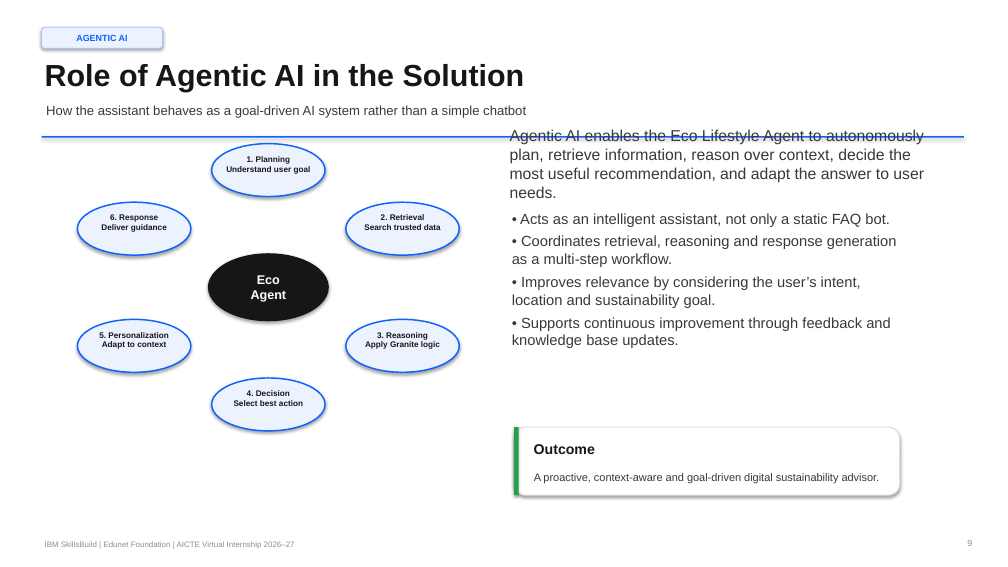
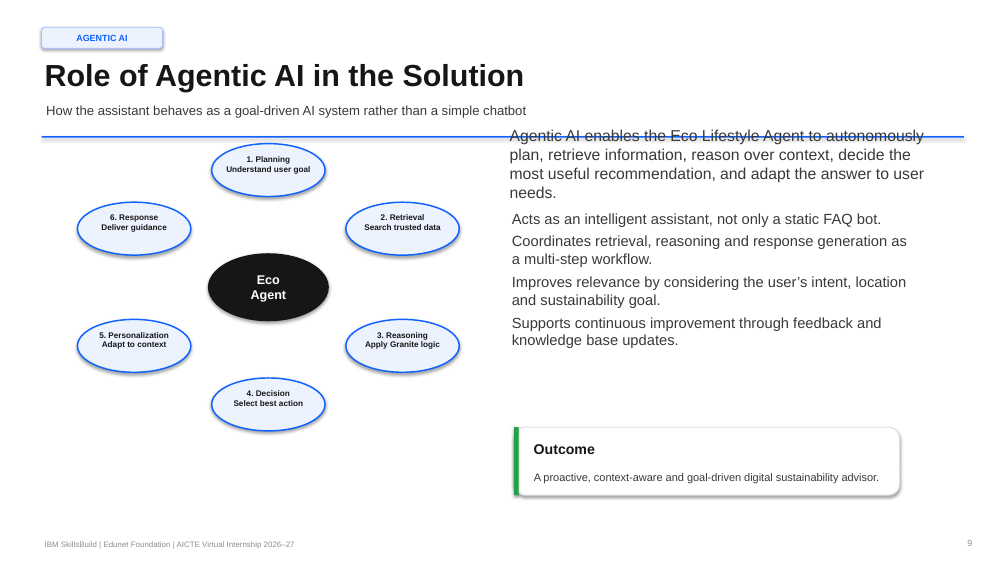
Before and after one commit to rishabh230707-afk/eco-lifestyle-agent, a slide deck: slide 9 of Updated_Project.pptx. Drawn at 1008x567 pixels with LibreOffice and Linux fonts; fonts in the diff are those of the drawing. Boxes give left, top, right and bottom in pixels: in the first picture for what was removed or moved away, otherwise in the second. Text is boxed around its words. In the diff, an @@ line names an element or a change of style, - is before the commit and + after.

Commit message:
Remove literal bullet glyphs from wrapped paragraphs to match clean flowing-text style

```diff
--- a/Updated_Project.pptx
+++ b/Updated_Project.pptx
@@ text at bbox=[512, 213, 907, 348]: text changed @@
-• Acts as an intelligent assistant, not only a static FAQ bot.
-• Coordinates retrieval, reasoning and response generation as a multi-step workflow.
-• Improves relevance by considering the user’s intent, location and sustainability goal.
-• Supports continuous improvement through feedback and knowledge base updates.
+Acts as an intelligent assistant, not only a static FAQ bot.
+Coordinates retrieval, reasoning and response generation as a multi-step workflow.
+Improves relevance by considering the user’s intent, location and sustainability goal.
+Supports continuous improvement through feedback and knowledge base updates.
```
Also in this commit, not shown: 3 other slides changed.
